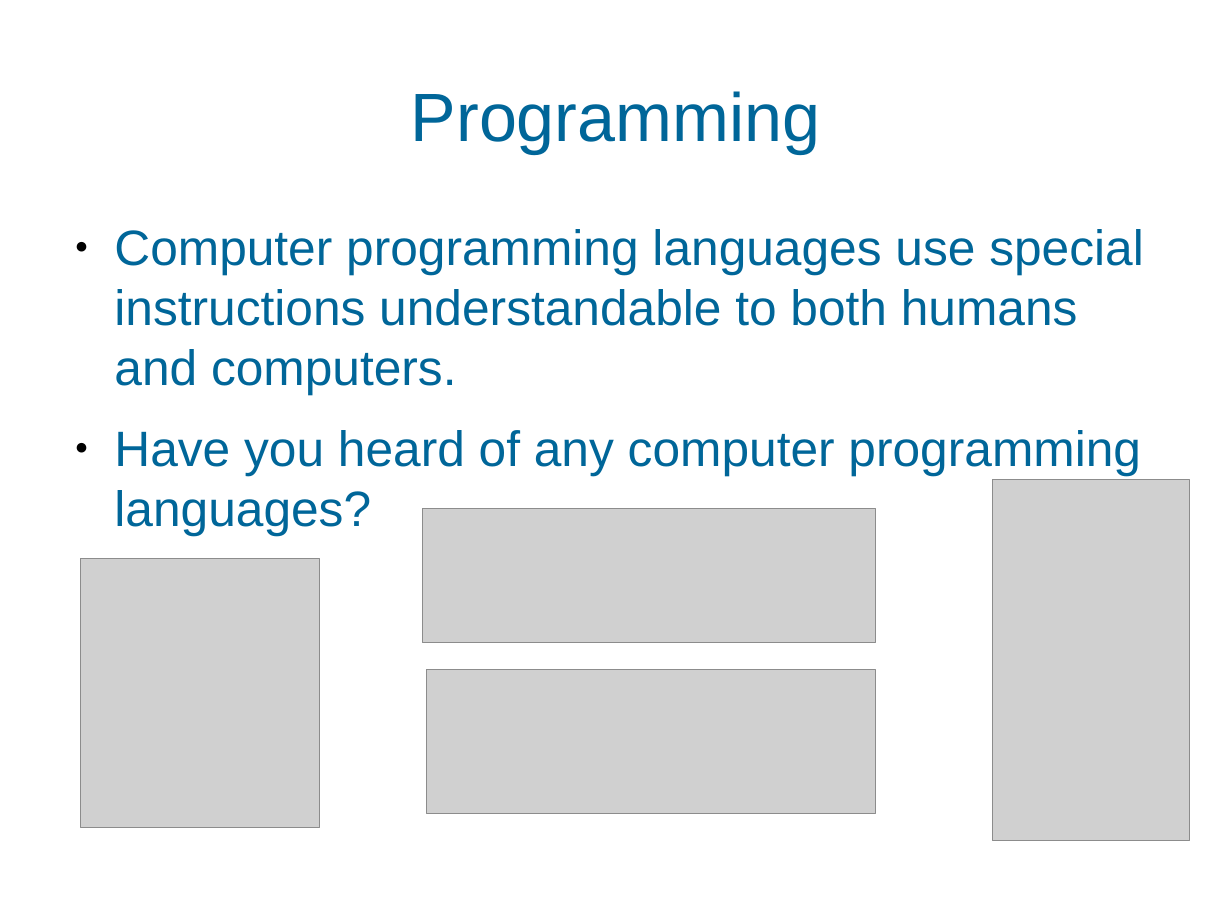
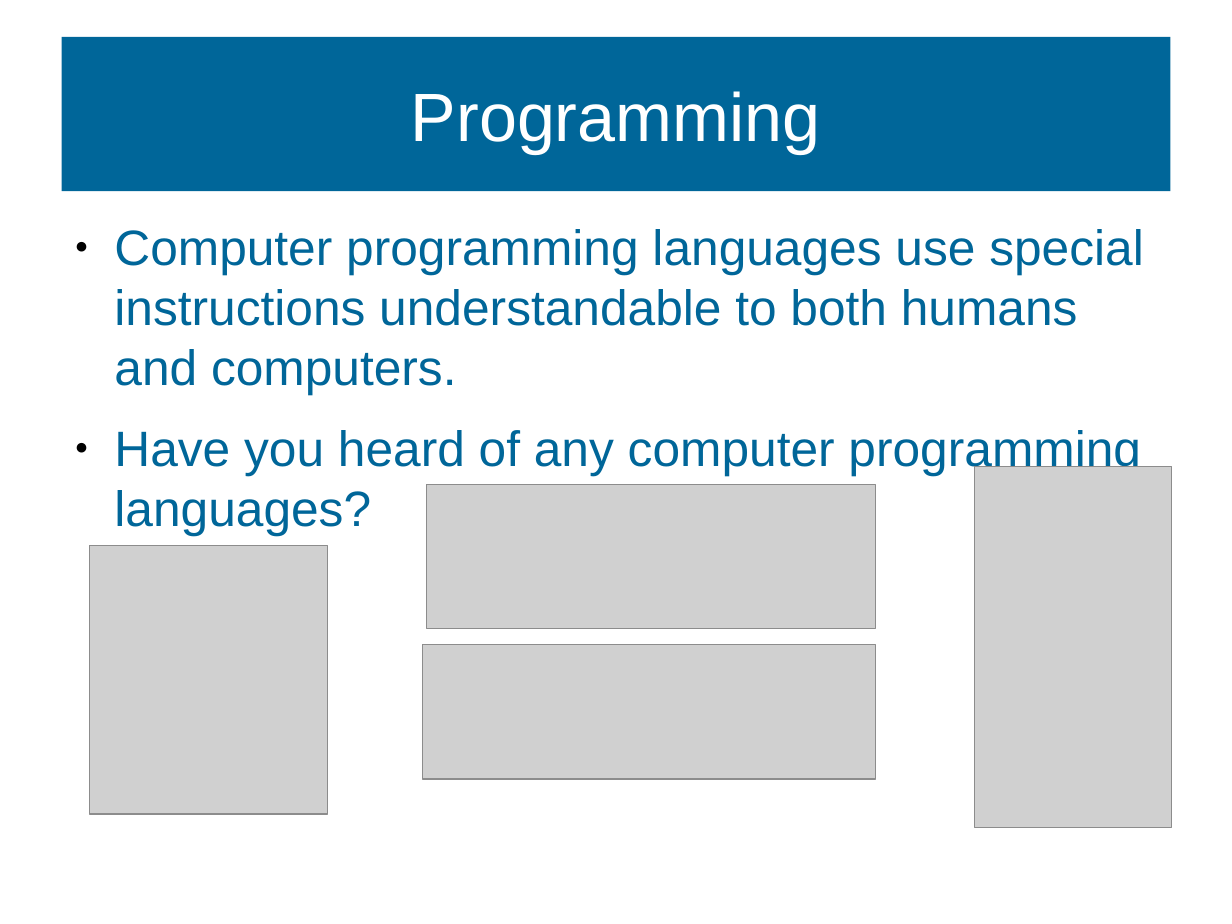
Before and after one commit to MarkGadsby/TeachingNotes, a slide deck: slide 4 of GeneralTextFiles/Markdown_BSC_Notes/Slides_HoneyCombe.odp. Drawn at 1232x924 pixels with LibreOffice and Linux fonts; fonts in the diff are those of the drawing; grey boxes stand for pictures; background and template pictures are left out. Boxes give left, top, right and bottom in pixels: in the first picture for what was removed or moved away, otherwise in the second. Text is boxed around its words. In the diff, an @@ line names an element or a change of style, - is before the commit and + after.

Commit message:
More slides

```diff
--- a/GeneralTextFiles/Markdown_BSC_Notes/Slides_HoneyCombe.odp
+++ b/GeneralTextFiles/Markdown_BSC_Notes/Slides_HoneyCombe.odp
@@ title "Programming": place and size @@
-title "Programming" at [411,91,821,153]
+title "Programming" at [61,37,1171,191]
@@ title "Programming" at [61,37,1171,191]: text colour #006699 to #FFFFFF; fill none to #006699 @@
@@ picture: place and size @@
-picture at [993,480,1191,841]
+picture at [975,466,1173,827]
@@ picture: place and size @@
-picture at [423,509,876,643]
+picture at [427,485,876,628]
@@ picture: place and size @@
-picture at [80,559,320,827]
+picture at [89,546,329,814]
@@ picture: place and size @@
-picture at [427,670,876,813]
+picture at [423,645,876,779]
```
Also in this commit, not shown: 9 other slides changed, 4 slides added, 1 slide removed, 3 other files.
